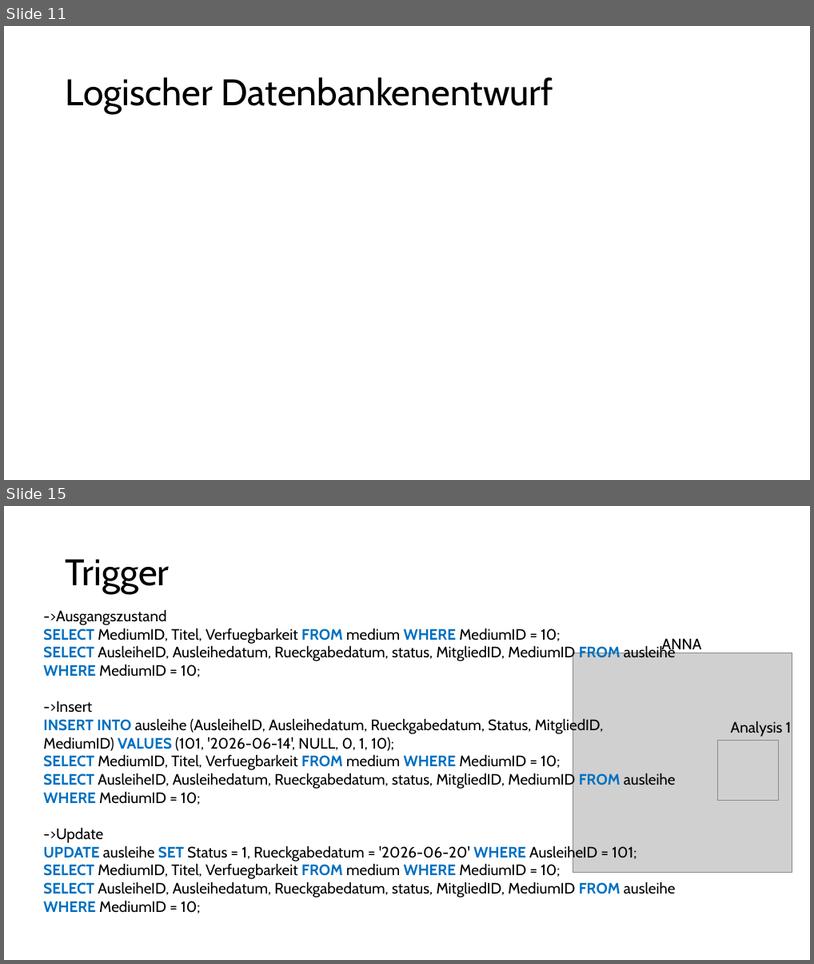
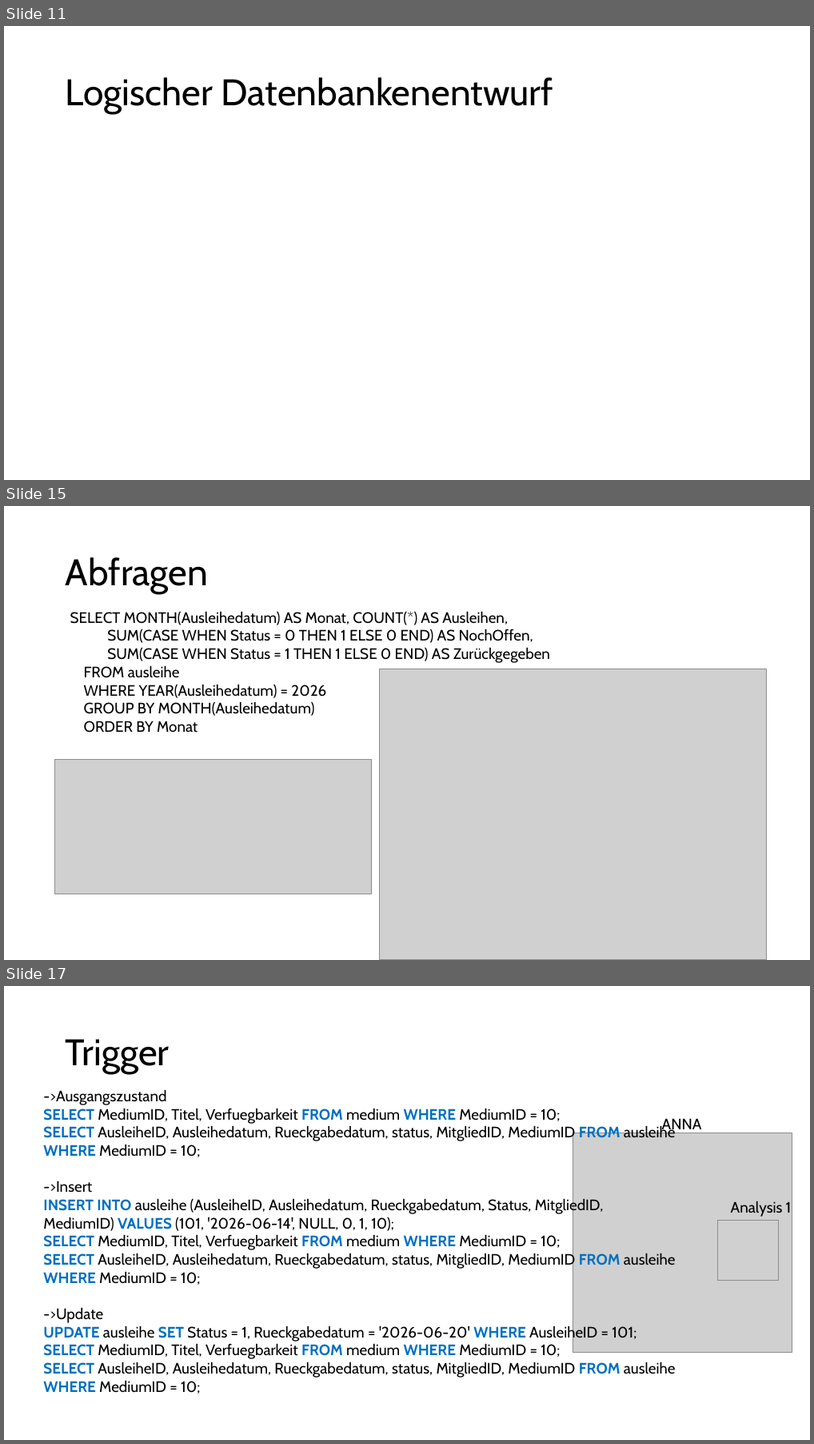
Before and after one commit to mi-0110/datenbanken-bib, a slide deck: BibPräsi.pptx. Shown one above the other, each under a label of ours: slides 11 and 15 before the commit, slides 11, 15 and 17 after it; the slides between them are not shown. The pictures are 814x964 and 814x1444 pixels, drawn with LibreOffice and Linux fonts; fonts in the diff are those of the drawing; grey boxes stand for pictures. Boxes give left, top, right and bottom in pixels: in the first picture for what was removed or moved away, otherwise in the second. Text is boxed around its words. In the diff, an @@ line names an element or a change of style, - is before the commit and + after.

Commit message:
Powerpoint

```diff
--- a/BibPräsi.pptx
+++ b/BibPräsi.pptx
@@ slide 15 added at [4,506,810,960], background #FFFFFF @@
@@ title added at [66,557,208,594], 44 pt, text #000000 @@
+Abfragen
@@ text added at [70,611,550,732], 18 pt, text #000000 @@
+SELECT MONTH(Ausleihedatum) AS Monat, COUNT(*) AS Ausleihen,
+SUM(CASE WHEN Status = 0 THEN 1 ELSE 0 END) AS NochOffen,
+SUM(CASE WHEN Status = 1 THEN 1 ELSE 0 END) AS Zurückgegeben
+FROM ausleihe
+WHERE YEAR(Ausleihedatum) = 2026
+GROUP BY MONTH(Ausleihedatum)
+ORDER BY Monat
@@ picture added at [380,668,767,959] @@
@@ picture added at [55,760,372,894] @@
@@ what was slide 15 is now slide 17 @@
```
Also in this commit, not shown: 1 slide changed, 3 other slides added, 2 slides removed, 11 other files.
